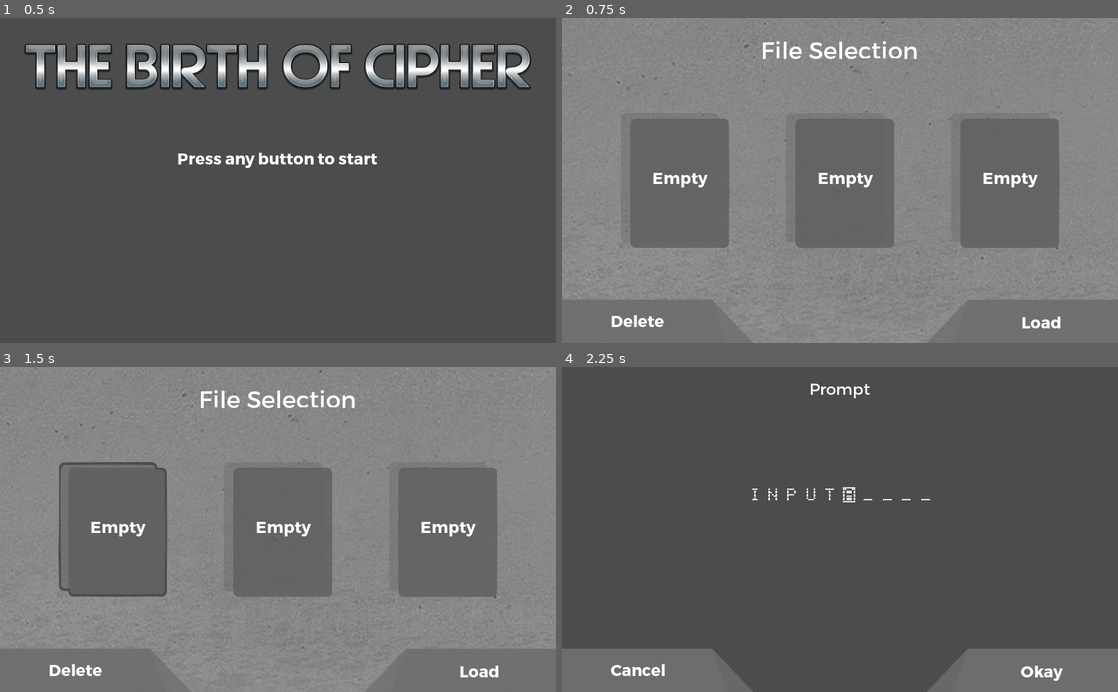
Above: before the commit, frames 1-4 (two rows, left to right).
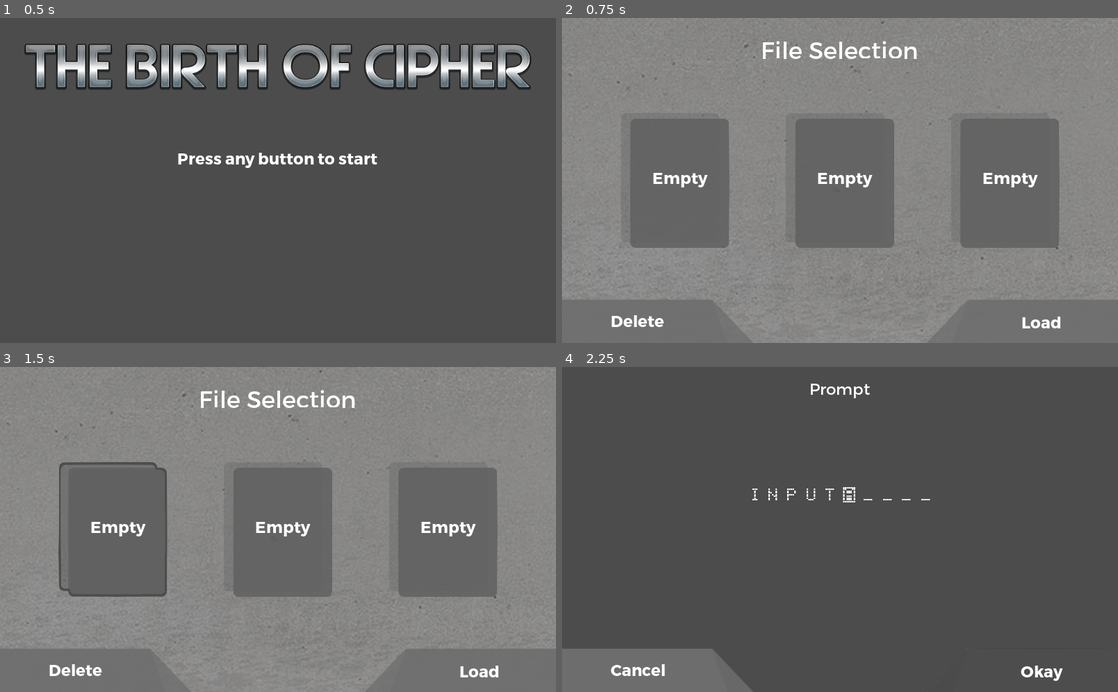
Above: after the commit, the same moments.

Repository: CrispBit/birth-of-cipher
Game: Godot game, scene res://scenes/main-menu/main_menu.tscn
Same seed, same stepped clock (60 frames per second), same inputs: the game is played once before the commit and once after it.
Inputs:
- Up to frame 1 (0.5 s): no input
- Up to frame 2 (0.75 s): tap Enter at 0.5 s; hold Right (ui_right) from 0.53 s (still down)
- Up to frame 3 (1.5 s): release Right (ui_right) at 1.25 s; click "Empty" at 1.25 s
- Up to frame 4 (2.25 s): click "Load" at 2 s

Frame 1 is identical in both runs. In frame 2, 0.1% of the frame differs, in the area x 46-56%, y 47-53%; in frame 3, 0.1%; in frame 4, 3.9%, in the area x 65-100%, y 86-100%.

Commit message:
Add file saving, display, and deletion

Diff:
--- /dev/null
+++ b/game-objects/buttons/FileButton.tscn
@@ -0,0 +1,95 @@
+[gd_scene load_steps=6 format=2]
+
+[ext_resource path="res://images/file-select-box/file-select-box.png" type="Texture" id=1]
+[ext_resource path="res://images/file-select-box/file-select-box-selected.png" type="Texture" id=2]
+[ext_resource path="res://scripts/file-selection/FileButton.gd" type="Script" id=3]
+[ext_resource path="res://fonts/trueno/TruenoBd.otf" type="DynamicFontData" id=4]
+
+[sub_resource type="DynamicFont" id=1]
+
+size = 30
+use_mipmaps = false
+use_filter = false
+font_data = ExtResource( 4 )
+_sections_unfolded = [ "Font", "Settings" ]
+
+[node name="CenterContainer" type="CenterContainer" index="0"]
+
+anchor_left = 0.5
+anchor_top = 0.5
+anchor_right = 0.5
+anchor_bottom = 0.5
+margin_left = -150.0
+margin_top = -300.0
+margin_right = 150.0
+margin_bottom = 300.0
+rect_min_size = Vector2( 300, 0 )
+rect_pivot_offset = Vector2( 0, 0 )
+rect_clip_content = false
+mouse_filter = 0
+mouse_default_cursor_shape = 0
+size_flags_horizontal = 1
+size_flags_vertical = 1
+use_top_left = false
+_sections_unfolded = [ "Rect" ]
+
+[node name="TextureButton" type="TextureButton" parent="." index="0"]
+
+anchor_left = 0.0
+anchor_top = 0.0
+anchor_right = 0.0
+anchor_bottom = 0.0
+margin_left = 50.0
+margin_top = 170.0
+margin_right = 250.0
+margin_bottom = 430.0
+rect_min_size = Vector2( 200, 260 )
+rect_pivot_offset = Vector2( 0, 0 )
+rect_clip_content = false
+focus_mode = 2
+mouse_filter = 0
+mouse_default_cursor_shape = 0
+size_flags_horizontal = 1
+size_flags_vertical = 1
+toggle_mode = false
+enabled_focus_mode = 2
+shortcut = null
+group = null
+texture_normal = ExtResource( 1 )
+texture_focused = ExtResource( 2 )
+expand = true
+stretch_mode = 5
+script = ExtResource( 3 )
+_sections_unfolded = [ "Rect", "Textures" ]
+id = 0
+
+[node name="RichTextLabel" type="RichTextLabel" parent="TextureButton" index="0"]
+
+anchor_left = 0.5
+anchor_top = 0.5
+anchor_right = 0.5
+anchor_bottom = 0.5
+margin_left = -82.0
+margin_top = -24.0
+margin_right = 100.0
+margin_bottom = 24.0
+rect_min_size = Vector2( 182, 48 )
+rect_pivot_offset = Vector2( 0, 0 )
+rect_clip_content = true
+mouse_filter = 2
+mouse_default_cursor_shape = 0
+size_flags_horizontal = 1
+size_flags_vertical = 1
+custom_fonts/normal_font = SubResource( 1 )
+bbcode_enabled = true
+bbcode_text = "[center]Empty[/center]"
+visible_characters = -1
+percent_visible = 1.0
+meta_underlined = true
+tab_size = 4
+text = "Empty"
+scroll_active = false
+scroll_following = false
+selection_enabled = false
+override_selected_font_color = false
+_sections_unfolded = [ "BBCode", "Mouse", "Rect" ]
--- a/scenes/file-selection/file_selection.tscn
+++ b/scenes/file-selection/file_selection.tscn
@@ -1,36 +1,29 @@
-[gd_scene load_steps=15 format=2]
+[gd_scene load_steps=12 format=2]
 
-[ext_resource path="res://images/file-selection.png" type="Texture" id=1]
-[ext_resource path="res://fonts/trueno/TruenoRg.otf" type="DynamicFontData" id=2]
-[ext_resource path="res://images/file-select-box/file-select-box.png" type="Texture" id=3]
-[ext_resource path="res://images/file-select-box/file-select-box-selected.png" type="Texture" id=4]
-[ext_resource path="res://scripts/file-selection/FileButton.gd" type="Script" id=5]
-[ext_resource path="res://fonts/trueno/TruenoBd.otf" type="DynamicFontData" id=6]
-[ext_resource path="res://images/lean-left-button/lean-left-button.png" type="Texture" id=7]
-[ext_resource path="res://images/lean-left-button/lean-left-button-pressed.png" type="Texture" id=8]
-[ext_resource path="res://images/lean-left-button/lean-left-button-hovered.png" type="Texture" id=9]
-[ext_resource path="res://game-objects/buttons/LeanRightButton.tscn" type="PackedScene" id=10]
-[ext_resource path="res://scripts/file-selection/file_selection.gd" type="Script" id=11]
+[ext_resource path="res://scripts/file-selection/file_selection_root.gd" type="Script" id=1]
+[ext_resource path="res://images/file-selection.png" type="Texture" id=2]
+[ext_resource path="res://fonts/trueno/TruenoRg.otf" type="DynamicFontData" id=3]
+[ext_resource path="res://images/lean-left-button/lean-left-button.png" type="Texture" id=4]
+[ext_resource path="res://images/lean-left-button/lean-left-button-pressed.png" type="Texture" id=5]
+[ext_resource path="res://images/lean-left-button/lean-left-button-hovered.png" type="Texture" id=6]
+[ext_resource path="res://fonts/trueno/TruenoBd.otf" type="DynamicFontData" id=7]
+[ext_resource path="res://game-objects/buttons/LeanRightButton.tscn" type="PackedScene" id=8]
+[ext_resource path="res://scripts/file-selection/file_selection.gd" type="Script" id=9]
 
 [sub_resource type="DynamicFont" id=1]
 
 size = 44
 use_mipmaps = false
 use_filter = false
-font_data = ExtResource( 2 )
+font_data = ExtResource( 3 )
 _sections_unfolded = [ "Settings" ]
 
-[sub_resource type="ButtonGroup" id=2]
-
-resource_local_to_scene = true
-_sections_unfolded = [ "Resource" ]
-
-[sub_resource type="DynamicFont" id=3]
+[sub_resource type="DynamicFont" id=2]
 
 size = 30
 use_mipmaps = false
 use_filter = false
-font_data = ExtResource( 6 )
+font_data = ExtResource( 7 )
 _sections_unfolded = [ "Font", "Settings" ]
 
 [node name="Container" type="Container"]
@@ -45,6 +38,7 @@
 mouse_default_cursor_shape = 0
 size_flags_horizontal = 1
 size_flags_vertical = 1
+script = ExtResource( 1 )
 _sections_unfolded = [ "Anchor", "Margin", "Rect" ]
 
 [node name="Background" type="TextureRect" parent="." index="0"]
@@ -92,7 +86,6 @@
 
 [node name="FileSelectionButtonsContainer" type="HBoxContainer" parent="." index="2"]
 
-editor/display_folded = true
 anchor_left = 0.0
 anchor_top = 0.0
 anchor_right = 1.0
@@ -104,246 +97,6 @@
 size_flags_horizontal = 1
 size_flags_vertical = 1
 alignment = 1
-
-[node name="CenterContainer" type="CenterContainer" parent="FileSelectionButtonsContainer" index="0"]
-
-anchor_left = 0.0
-anchor_top = 0.0
-anchor_right = 0.0
-anchor_bottom = 0.0
-margin_left = 58.0
-margin_right = 358.0
-margin_bottom = 600.0
-rect_min_size = Vector2( 300, 0 )
-rect_pivot_offset = Vector2( 0, 0 )
-rect_clip_content = false
-mouse_filter = 0
-mouse_default_cursor_shape = 0
-size_flags_horizontal = 1
-size_flags_vertical = 1
-use_top_left = false
-_sections_unfolded = [ "Rect" ]
-
-[node name="TextureButton" type="TextureButton" parent="FileSelectionButtonsContainer/CenterContainer" index="0"]
-
-anchor_left = 0.0
-anchor_top = 0.0
-anchor_right = 0.0
-anchor_bottom = 0.0
-margin_left = 50.0
-margin_top = 170.0
-margin_right = 250.0
-margin_bottom = 430.0
-rect_min_size = Vector2( 200, 260 )
-rect_pivot_offset = Vector2( 0, 0 )
-rect_clip_content = false
-focus_mode = 2
-mouse_filter = 0
-mouse_default_cursor_shape = 0
-size_flags_horizontal = 1
-size_flags_vertical = 1
-toggle_mode = false
-enabled_focus_mode = 2
-shortcut = null
-group = SubResource( 2 )
-texture_normal = ExtResource( 3 )
-texture_focused = ExtResource( 4 )
-expand = true
-stretch_mode = 5
-script = ExtResource( 5 )
-_sections_unfolded = [ "Rect", "Textures" ]
-id = 0
-
-[node name="RichTextLabel" type="RichTextLabel" parent="FileSelectionButtonsContainer/CenterContainer/TextureButton" index="0"]
-
-anchor_left = 0.5
-anchor_top = 0.5
-anchor_right = 0.5
-anchor_bottom = 0.5
-margin_left = -82.0
-margin_top = -24.0
-margin_right = 100.0
-margin_bottom = 24.0
-rect_min_size = Vector2( 182, 48 )
-rect_pivot_offset = Vector2( 0, 0 )
-rect_clip_content = true
-mouse_filter = 2
-mouse_default_cursor_shape = 0
-size_flags_horizontal = 1
-size_flags_vertical = 1
-custom_fonts/normal_font = SubResource( 3 )
-bbcode_enabled = true
-bbcode_text = "[center]Empty[/center]"
-visible_characters = -1
-percent_visible = 1.0
-meta_underlined = true
-tab_size = 4
-text = "Empty"
-scroll_active = false
-scroll_following = false
-selection_enabled = false
-override_selected_font_color = false
-_sections_unfolded = [ "BBCode", "Mouse", "Rect" ]
-
-[node name="CenterContainer2" type="CenterContainer" parent="FileSelectionButtonsContainer" index="1"]
-
-anchor_left = 0.0
-anchor_top = 0.0
-anchor_right = 0.0
-anchor_bottom = 0.0
-margin_left = 362.0
-margin_right = 662.0
-margin_bottom = 600.0
-rect_min_size = Vector2( 300, 0 )
-rect_pivot_offset = Vector2( 0, 0 )
-rect_clip_content = false
-mouse_filter = 0
-mouse_default_cursor_shape = 0
-size_flags_horizontal = 1
-size_flags_vertical = 1
-use_top_left = false
-_sections_unfolded = [ "Rect" ]
-
-[node name="TextureButton" type="TextureButton" parent="FileSelectionButtonsContainer/CenterContainer2" index="0"]
-
-anchor_left = 0.0
-anchor_top = 0.0
-anchor_right = 0.0
-anchor_bottom = 0.0
-margin_left = 50.0
-margin_top = 170.0
-margin_right = 250.0
-margin_bottom = 430.0
-rect_min_size = Vector2( 200, 260 )
-rect_pivot_offset = Vector2( 0, 0 )
-rect_clip_content = false
-focus_mode = 2
-mouse_filter = 0
-mouse_default_cursor_shape = 0
-size_flags_horizontal = 1
-size_flags_vertical = 1
-toggle_mode = false
-enabled_focus_mode = 2
-shortcut = null
-group = SubResource( 2 )
-texture_normal = ExtResource( 3 )
-texture_focused = ExtResource( 4 )
-expand = true
-stretch_mode = 5
-script = ExtResource( 5 )
-_sections_unfolded = [ "Rect", "Textures" ]
-id = 1
-
-[node name="RichTextLabel" type="RichTextLabel" parent="FileSelectionButtonsContainer/CenterContainer2/TextureButton" index="0"]
-
-anchor_left = 0.5
-anchor_top = 0.5
-anchor_right = 0.5
-anchor_bottom = 0.5
-margin_left = -81.0
-margin_top = -24.0
-margin_right = 101.0
-margin_bottom = 24.0
-rect_min_size = Vector2( 182, 48 )
-rect_pivot_offset = Vector2( 0, 0 )
-rect_clip_content = true
-mouse_filter = 2
-mouse_default_cursor_shape = 0
-size_flags_horizontal = 1
-size_flags_vertical = 1
-custom_fonts/normal_font = SubResource( 3 )
-bbcode_enabled = true
-bbcode_text = "[center]Empty[/center]"
-visible_characters = -1
-percent_visible = 1.0
-meta_underlined = true
-tab_size = 4
-text = "Empty"
-scroll_active = false
-scroll_following = false
-selection_enabled = false
-override_selected_font_color = false
-_sections_unfolded = [ "BBCode", "Mouse", "Rect" ]
-
-[node name="CenterContainer3" type="CenterContainer" parent="FileSelectionButtonsContainer" index="2"]
-
-anchor_left = 0.0
-anchor_top = 0.0
-anchor_right = 0.0
-anchor_bottom = 0.0
-margin_left = 666.0
-margin_right = 966.0
-margin_bottom = 600.0
-rect_min_size = Vector2( 300, 0 )
-rect_pivot_offset = Vector2( 0, 0 )
-rect_clip_content = false
-mouse_filter = 0
-mouse_default_cursor_shape = 0
-size_flags_horizontal = 1
-size_flags_vertical = 1
-use_top_left = false
-_sections_unfolded = [ "Rect" ]
-
-[node name="TextureButton" type="TextureButton" parent="FileSelectionButtonsContainer/CenterContainer3" index="0"]
-
-anchor_left = 0.0
-anchor_top = 0.0
-anchor_right = 0.0
-anchor_bottom = 0.0
-margin_left = 50.0
-margin_top = 170.0
-margin_right = 250.0
-margin_bottom = 430.0
-rect_min_size = Vector2( 200, 260 )
-rect_pivot_offset = Vector2( 0, 0 )
-rect_clip_content = false
-focus_mode = 2
-mouse_filter = 0
-mouse_default_cursor_shape = 0
-size_flags_horizontal = 1
-size_flags_vertical = 1
-toggle_mode = false
-enabled_focus_mode = 2
-shortcut = null
-group = SubResource( 2 )
-texture_normal = ExtResource( 3 )
-texture_focused = ExtResource( 4 )
-expand = true
-stretch_mode = 5
-script = ExtResource( 5 )
-_sections_unfolded = [ "Rect", "Textures" ]
-id = 2
-
-[node name="RichTextLabel" type="RichTextLabel" parent="FileSelectionButtonsContainer/CenterContainer3/TextureButton" index="0"]
-
-anchor_left = 0.5
-anchor_top = 0.5
-anchor_right = 0.5
-anchor_bottom = 0.5
-margin_left = -82.0
-margin_top = -25.0
-margin_right = 100.0
-margin_bottom = 23.0
-rect_min_size = Vector2( 182, 48 )
-rect_pivot_offset = Vector2( 0, 0 )
-rect_clip_content = true
-mouse_filter = 2
-mouse_default_cursor_shape = 0
-size_flags_horizontal = 1
-size_flags_vertical = 1
-custom_fonts/normal_font = SubResource( 3 )
-bbcode_enabled = true
-bbcode_text = "[center]Empty[/center]"
-visible_characters = -1
-percent_visible = 1.0
-meta_underlined = true
-tab_size = 4
-text = "Empty"
-scroll_active = false
-scroll_following = false
-selection_enabled = false
-override_selected_font_color = false
-_sections_unfolded = [ "BBCode", "Mouse", "Rect" ]
 
 [node name="DeleteButton" type="TextureButton" parent="." index="3"]
 
@@ -410,13 +163,13 @@
 bbcode_text = "[center]Load[/center]"
 text = "Load"
 
-[node name="Logic" type="Node" parent="." index="5"]
+[node name="Node" type="Node" parent="." index="5"]
 
-script = ExtResource( 11 )
-_sections_unfolded = [ "Pause" ]
-file_selection_button_group = SubResource( 2 )
+script = ExtResource( 9 )
+file_id = 0
 delete_button_path = NodePath("../DeleteButton")
 select_button_path = NodePath("../SelectButton")
+center_container_path = NodePath("../FileSelectionButtonsContainer")
 
 
 [editable path="SelectButton"]
--- /dev/null
+++ b/scenes/name-entry/NameEntryAbstraction.gd
@@ -0,0 +1,4 @@
+extends Container
+
+func set_file_id(id):
+    get_node("Logic").file_id = id;
--- a/scenes/name-entry/name_entry.tscn
+++ b/scenes/name-entry/name_entry.tscn
@@ -1,9 +1,10 @@
-[gd_scene load_steps=7 format=2]
+[gd_scene load_steps=8 format=2]
 
-[ext_resource path="res://scenes/text-input/text_input.tscn" type="PackedScene" id=1]
-[ext_resource path="res://fonts/trueno/TruenoRg.otf" type="DynamicFontData" id=2]
-[ext_resource path="res://fonts/chesstype/ChessType.ttf" type="DynamicFontData" id=3]
-[ext_resource path="res://scripts/name-entry/NameEntry.gd" type="Script" id=4]
+[ext_resource path="res://scenes/name-entry/NameEntryAbstraction.gd" type="Script" id=1]
+[ext_resource path="res://scenes/text-input/text_input.tscn" type="PackedScene" id=2]
+[ext_resource path="res://fonts/trueno/TruenoRg.otf" type="DynamicFontData" id=3]
+[ext_resource path="res://fonts/chesstype/ChessType.ttf" type="DynamicFontData" id=4]
+[ext_resource path="res://scripts/name-entry/NameEntry.gd" type="Script" id=5]
 
 [sub_resource type="DynamicFont" id=1]
 
@@ -37,8 +38,9 @@
 mouse_default_cursor_shape = 0
 size_flags_horizontal = 1
 size_flags_vertical = 1
+script = ExtResource( 1 )
 
-[node name="Container" parent="." index="0" instance=ExtResource( 1 )]
+[node name="Container" parent="." index="0" instance=ExtResource( 2 )]
 
 anchor_left = 0.5
 anchor_top = 0.5
--- a/scripts/Statics.gd
+++ b/scripts/Statics.gd
@@ -2,3 +2,4 @@
 
 var file_selection_scene_path = "res://scenes/file-selection/file_selection.tscn";
 var name_entry_scene_path = "res://scenes/name-entry/name_entry.tscn";
+var file_button_path = "res://game-objects/buttons/FileButton.tscn";
--- a/scripts/file-selection/FileButton.gd
+++ b/scripts/file-selection/FileButton.gd
@@ -1,3 +1,29 @@
 extends TextureButton
 
 export var id = 0;
+
+var _name = null;
+var _path = "";
+
+func _ready():
+    if !_name:
+        set_name_empty();
+    else:
+        set_name(_name);
+
+func set_name(var file_name):
+    get_node("RichTextLabel").bbcode_text = "[center]" + file_name + "[/center]";
+    _name = file_name;
+
+func set_name_empty():
+    set_name("Empty");
+    _name = null;
+
+func get_name():
+    return _name;
+
+func set_path(var path):
+    _path = path;
+
+func get_path():
+    return _path;
--- a/scripts/file-selection/file_selection.gd
+++ b/scripts/file-selection/file_selection.gd
@@ -1,11 +1,15 @@
 extends Node
 
-export(ButtonGroup) var file_selection_button_group;
+export var file_id = 0;
 export(NodePath) var delete_button_path;
 export(NodePath) var select_button_path;
+export(NodePath) var center_container_path;
 
 var _delete_button;
 var _select_button;
+var _last_pressed_file_button;
+var _center_container;
+var _file_buttons = [];
 
 func _ready():
     _delete_button = get_node(delete_button_path);
@@ -14,18 +18,59 @@
     _select_button = get_node(select_button_path);
     _select_button.connect("pressed", self, "_select_button_pressed");
 
-func _process(delta):
-    var pressed_file_button = file_selection_button_group.get_pressed_button();
-    if (pressed_file_button):
-        _delete_button.disabled = false;
-        _select_button.disabled = false;
+    _center_container = get_node(center_container_path);
+
+    for i in range(3):
+        var file_button = ResourceLoader.load(Statics.file_button_path).instance();
+        var texture_button = file_button.get_node("TextureButton");
+        texture_button.connect("pressed", self, "_file_button_pressed", [texture_button]);
+        _file_buttons.append(texture_button);
+        _center_container.add_child(file_button);
+
+    _reload_files();
+
+func _reload_files():
+    for file_button in _file_buttons:
+        file_button.set_name_empty();
+
+    var dir = Directory.new();
+    dir.open("user://save");
+    dir.list_dir_begin();
+
+    while true:
+        var file_name = dir.get_next();
+        if file_name == "":
+            break;
+        if not file_name.ends_with(".sav"):
+            continue;
+        var file = File.new();
+        file.open("user://save/" + file_name, file.READ);
+        var data = {
+            "file_id": file.get_8(),
+            "file_name": file.get_pascal_string(),
+        };
+        _file_buttons[data.file_id].set_name(data.file_name);
+        _file_buttons[data.file_id].set_path("user://save/" + file_name);
+
+    dir.list_dir_end();
+
+func _file_button_pressed(file_button):
+    _last_pressed_file_button = file_button;
+    _delete_button.disabled = false;
+    _select_button.disabled = false;
 
 func _delete_button_pressed():
-    print("ok");
+    var dir = Directory.new();
+    dir.remove(_last_pressed_file_button.get_path());
+    _reload_files();
     _disable_buttons();
 
 func _select_button_pressed():
-    get_tree().change_scene(Statics.name_entry_scene_path);
+    get_parent().queue_free();
+    var name_entry_scene_instance = ResourceLoader.load(Statics.name_entry_scene_path).instance();
+    get_node("/root").add_child(name_entry_scene_instance);
+    get_tree().current_scene = name_entry_scene_instance;
+    name_entry_scene_instance.set_file_id(_last_pressed_file_button.id);
     _disable_buttons();
 
 func _disable_buttons():
--- /dev/null
+++ b/scripts/file-selection/file_selection_root.gd
@@ -0,0 +1,4 @@
+extends Container
+
+func set_file_id(id):
+    get_node("Logic").file_id = id;
--- a/scripts/name-entry/NameEntry.gd
+++ b/scripts/name-entry/NameEntry.gd
@@ -1,6 +1,7 @@
 extends Node
 
 export(NodePath) var emitter_path;
+onready var file_id;
 
 func _ready():
     var emitter_node = get_node(emitter_path);
@@ -8,7 +9,14 @@
     emitter_node.connect("cancel", self, "_cancel");
 
 func _submit(name):
-    print(name);
+    var dir = Directory.new();
+    if (!dir.dir_exists("user://save")):
+        dir.make_dir_recursive("user://save");
+    var new_file = File.new();
+    new_file.open("user://save/file" + str(file_id + 1) + ".sav", File.WRITE);
+    new_file.store_8(file_id);
+    new_file.store_pascal_string(name);
+    new_file.close();
     get_tree().change_scene(Statics.file_selection_scene_path);
 
 func _cancel():
Not shown: 4 places in scenes/file-selection/file_selection.tscn that only renumber resources
Not shown: 3 places in scenes/name-entry/name_entry.tscn that only renumber resources
